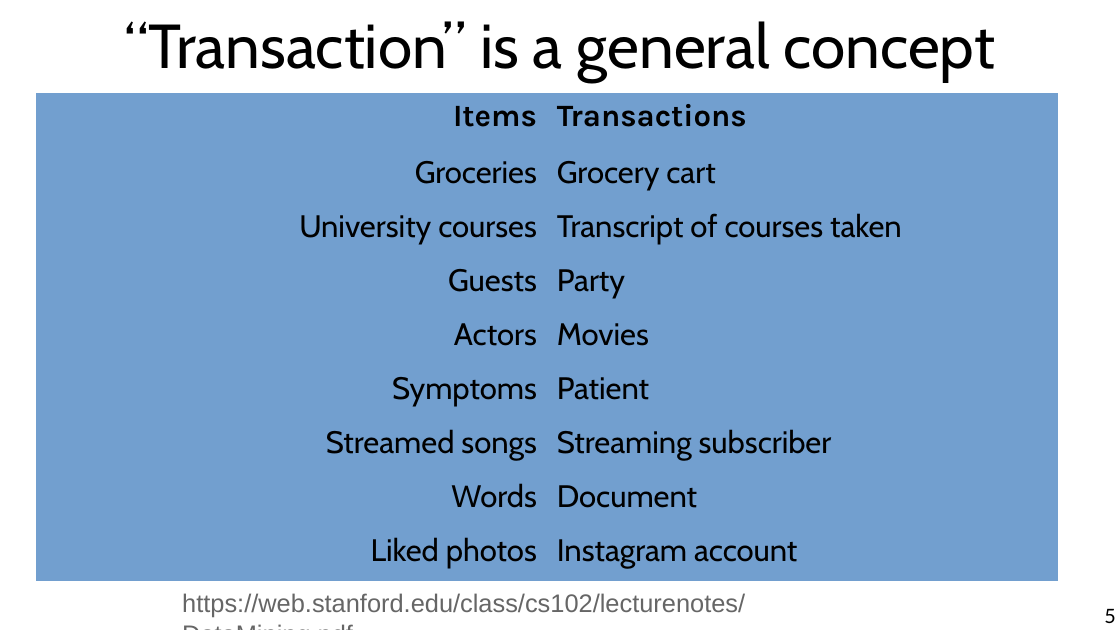
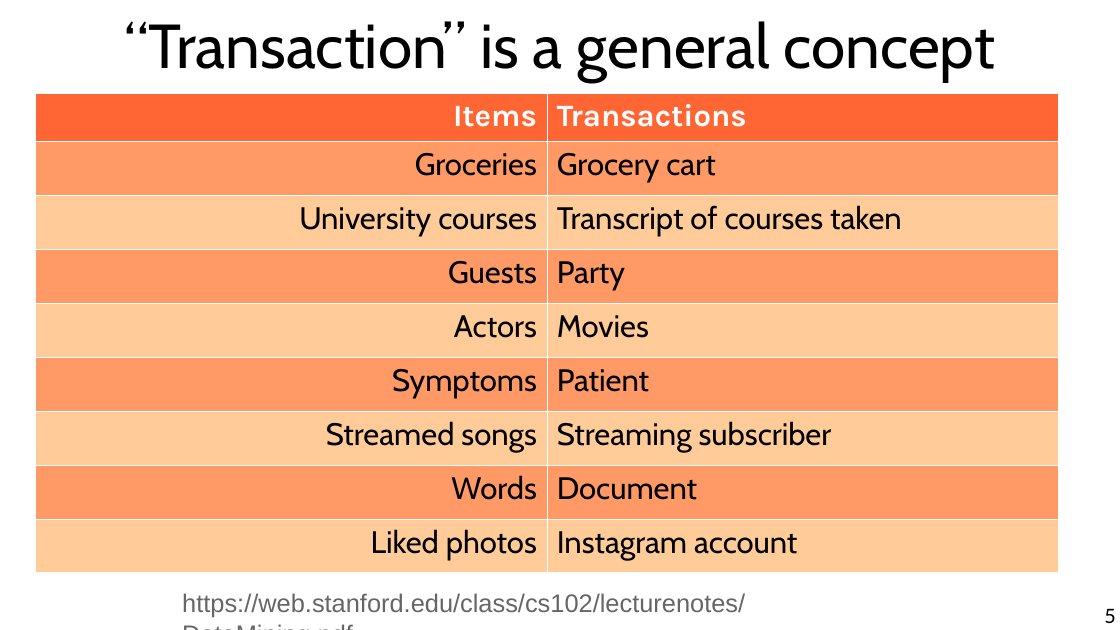
Before and after one commit to chatox/data-mining-course, a slide deck: slide 5 of theory/odp/tt11_itemsets.odp. Drawn at 1120x630 pixels with LibreOffice and Linux fonts; fonts in the diff are those of the drawing. Boxes give left, top, right and bottom in pixels: in the first picture for what was removed or moved away, otherwise in the second. Text is boxed around its words. In the diff, an @@ line names an element or a change of style, - is before the commit and + after.

```diff
--- a/theory/odp/tt11_itemsets.odp
+++ b/theory/odp/tt11_itemsets.odp
@@ table at box(36, 94, 1059, 581) @@
@@ fill #729FCF to #FF6633 in row 1 @@
@@ fill #729FCF to #FF9966 in 8 cells @@
@@ fill #729FCF to #FFCC99 in 8 cells @@
@@ text colour #000000 to #FFFFFF in "Items", "Transactions" @@
@@ borders changed @@
```
Also in this commit, not shown: 9 other slides changed, 3 other files.
